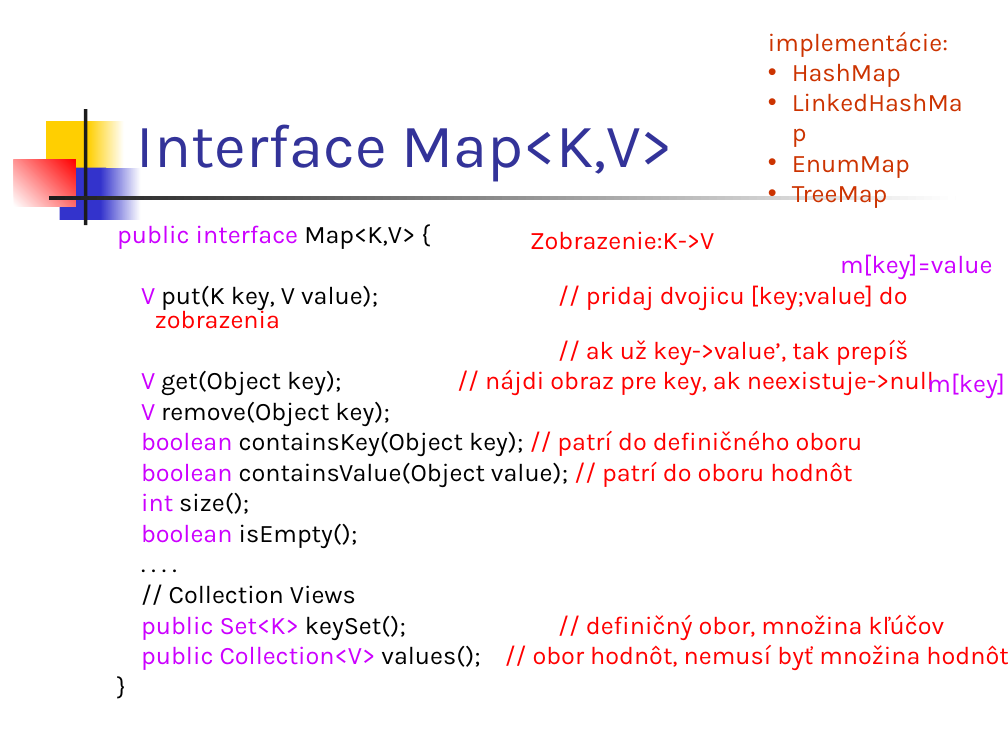
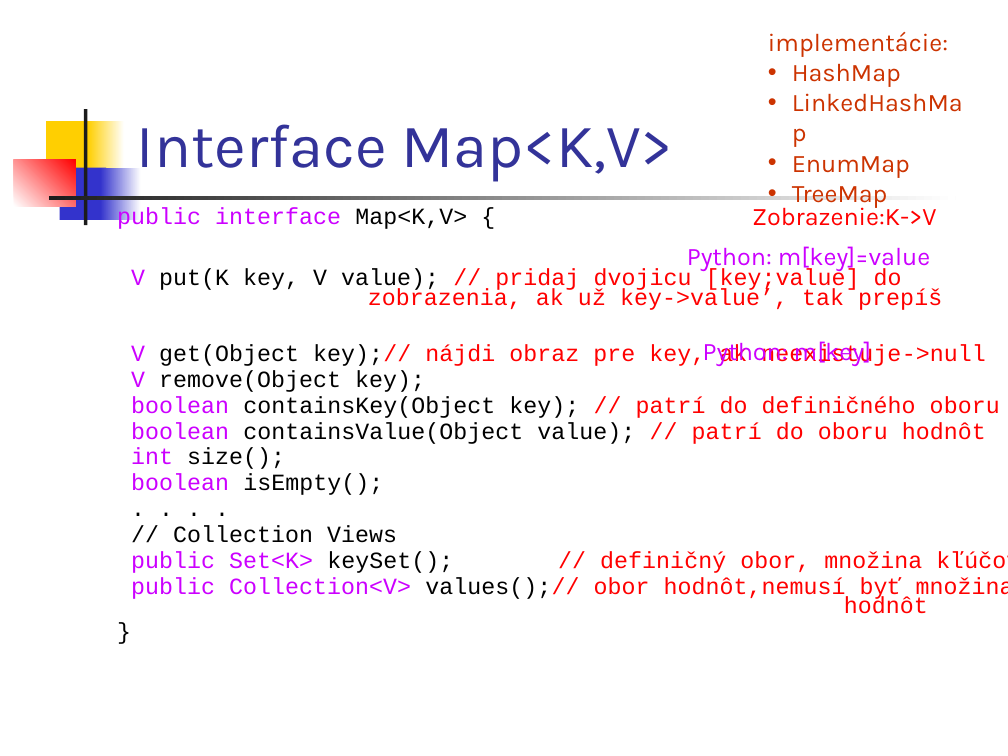
Before and after one commit to Programovanie4/Prednasky, a slide deck: slide 23 of 06/06_java.ppt (slide 17 before the commit). Drawn at 1008x756 pixels with LibreOffice and Linux fonts; fonts in the diff are those of the drawing. Boxes give left, top, right and bottom in pixels: in the first picture for what was removed or moved away, otherwise in the second. Text is boxed around its words. In the diff, an @@ line names an element or a change of style, - is before the commit and + after.

```diff
--- a/06/06_java.ppt
+++ b/06/06_java.ppt
@@ text "public interface Map<K,V> {": place and size @@
-text "public interface Map<K,V> {" at box(117, 225, 1008, 670)
+text "public interface Map<K,V> {" at box(117, 207, 1008, 614)
@@ text at box(117, 207, 1008, 573): size 18 to 16.6 pt, font Karla to Courier New in "public interface Map<K,V> {", "V remove(Object key);", "boolean containsKey(Object key); // patrí do definičného ...", "boolean containsValue(Object value); // patrí do oboru ..." and 6 more places; line spacing 0.8 to 0.7 @@
@@ text "Zobrazenie:K->V" rewrapped from box(530, 231, 714, 250) to box(752, 203, 936, 226) @@
@@ text at box(131, 268, 985, 366): text changed; size 18 to 16.6 pt; font Karla to Courier New @@
-V put(K key, V value); // pridaj dvojicu [key;value] do zobrazenia
-// ak už key->value’, tak prepíš
-V get(Object key); // nájdi obraz pre key, ak neexistuje->null
+V put(K key, V value); // pridaj dvojicu [key;value] do zobrazenia, ak už key->value’, tak prepíš
+V get(Object key);// nájdi obraz pre key, ak neexistuje->null
@@ text at box(687, 246, 930, 272): text changed @@
-m[key]=value
+Python: m[key]=value
@@ text at box(794, 341, 872, 366): text changed @@
-m[key]
+Python: m[key]
@@ text at box(131, 577, 1008, 614): text changed; size 18 to 16.6 pt; font Karla to Courier New @@
-public Collection<V> values(); // obor hodnôt, nemusí byť množina hodnôt
+public Collection<V> values();// obor hodnôt,nemusí byť množina hodnôt
```
Also in this commit, not shown: 13 other slides changed, 6 slides added, 3 other files.
